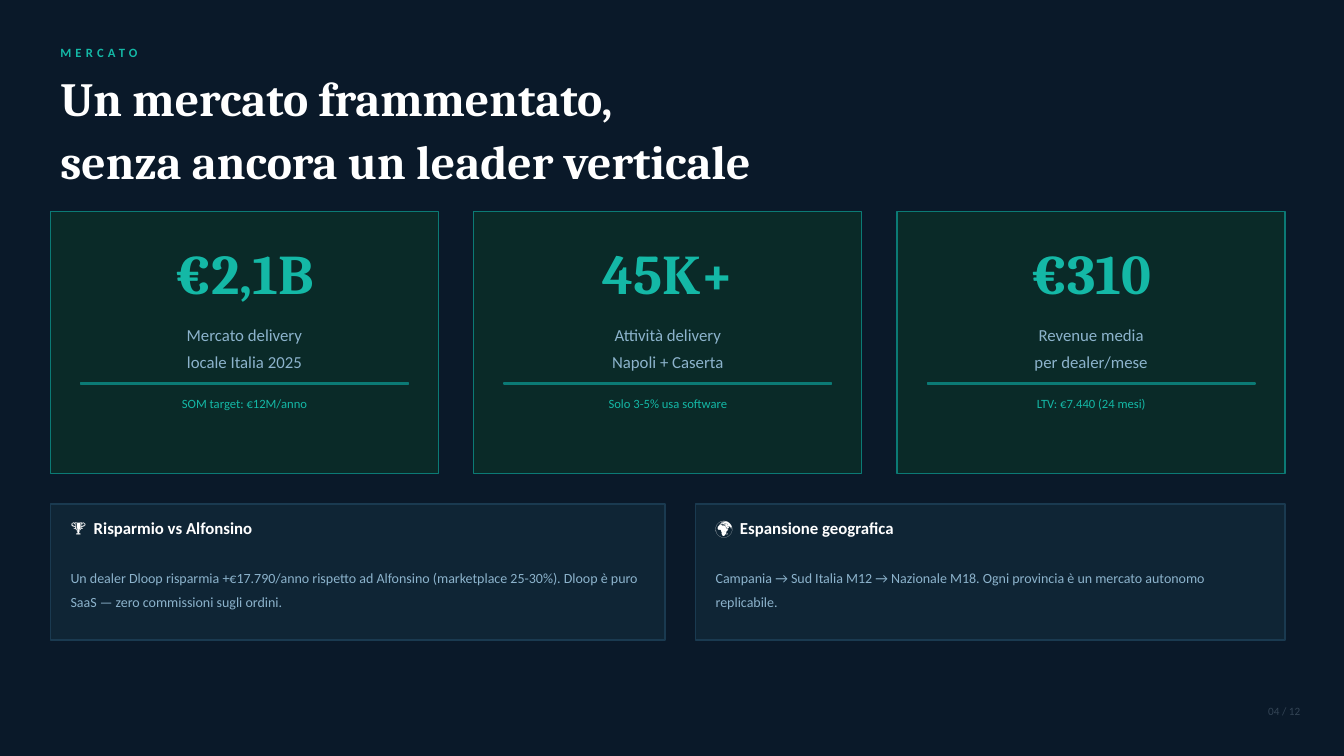
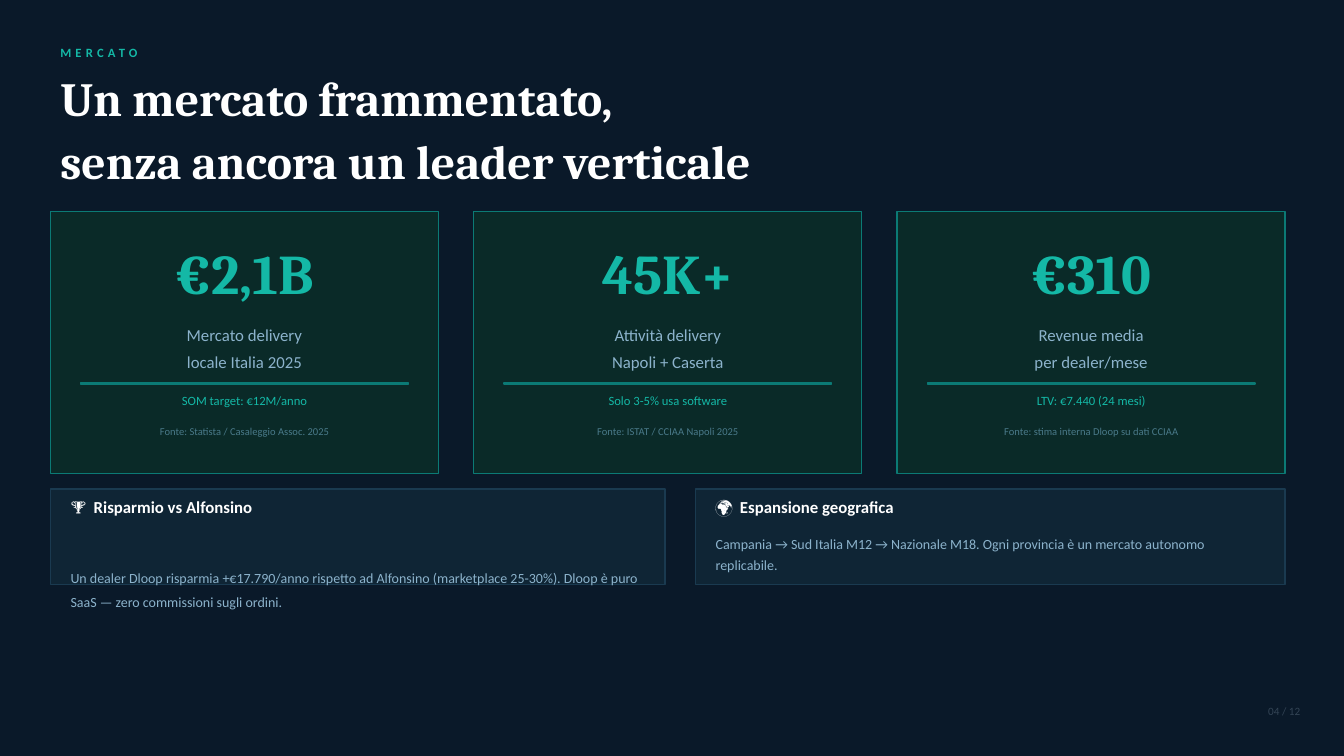
Before and after one commit to creamoj-ai/dloop-pitch-deck, a slide deck: slide 4 of 02-INVESTOR-PRESENTATIONS/DLOOP_Pitch_Deck_2026.pptx. Drawn at 1344x756 pixels with LibreOffice and Linux fonts; fonts in the diff are those of the drawing. Boxes give left, top, right and bottom in pixels: in the first picture for what was removed or moved away, otherwise in the second. Text is boxed around its words. In the diff, an @@ line names an element or a change of style, - is before the commit and + after.

Commit message:
✅ Fonti dati finalmente visibili — v4.3
- Mercato: fonti in piccolo DENTRO ogni card KPI
  (Statista/Casaleggio · ISTAT/CCIAA Napoli · stima interna Dloop)
- Competitor: fonti sotto il titolo della slide
  (Capterra IT 2025 · G2.com · siti ufficiali · pricing pubblico)

```diff
--- a/02-INVESTOR-PRESENTATIONS/DLOOP_Pitch_Deck_2026.pptx
+++ b/02-INVESTOR-PRESENTATIONS/DLOOP_Pitch_Deck_2026.pptx
@@ text added at [160,428,329,437], 7.5 pt, text #4A7A8A @@
+Fonte: Statista / Casaleggio Assoc. 2025
@@ text added at [597,428,738,437], 7.5 pt, text #4A7A8A @@
+Fonte: ISTAT / CCIAA Napoli 2025
@@ text added at [1004,428,1178,437], 7.5 pt, text #4A7A8A @@
+Fonte: stima interna Dloop su dati CCIAA
@@ rectangle: place and size @@
-rectangle at [50,504,665,640]
+rectangle at [50,489,665,585]
@@ text "🏆 Risparmio vs Alfonsino": place and size @@
-text "🏆 Risparmio vs Alfonsino" at [94,522,252,537]
+text "🏆 Risparmio vs Alfonsino" at [94,501,252,516]
@@ rectangle: place and size @@
-rectangle at [696,504,1286,640]
+rectangle at [696,489,1286,585]
@@ text "🌍 Espansione geografica": place and size @@
-text "🌍 Espansione geografica" at [740,522,893,537]
+text "🌍 Espansione geografica" at [740,501,893,516]
@@ text "Campania → Sud Italia M12 ...": place and size @@
-text "Campania → Sud Italia M12 ..." at [716,573,1204,609]
+text "Campania → Sud Italia M12 ..." at [716,539,1204,572]
@@ text "Campania → Sud Italia M12 ..." at [716,539,1204,572]: line spacing 1.4 to 1.3 @@
```
Also in this commit, not shown: 1 other slide changed, 1 other file.
